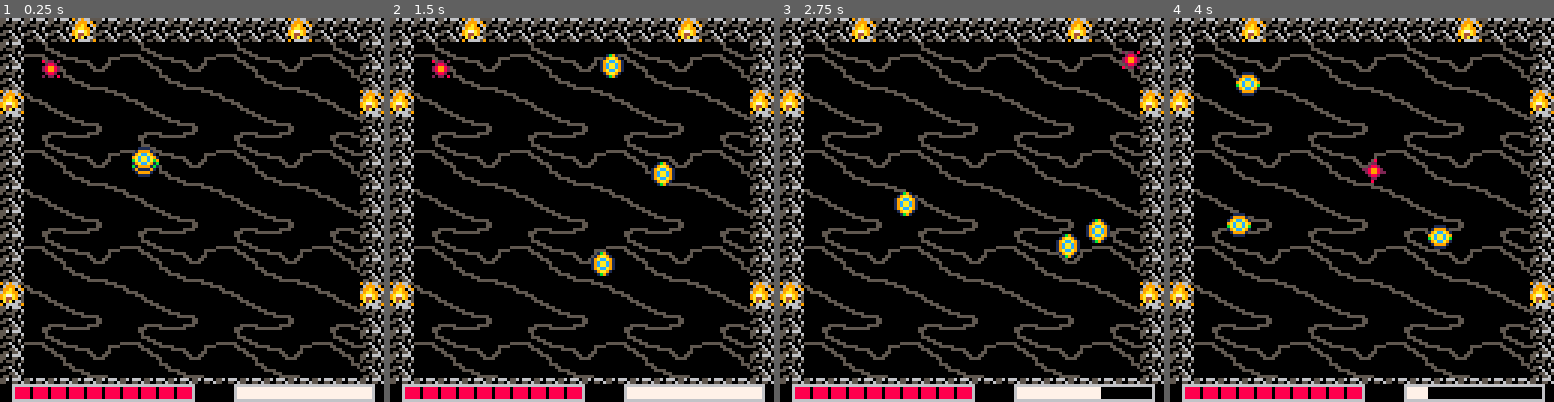
Above: before the commit, frames 1-4 (left to right).
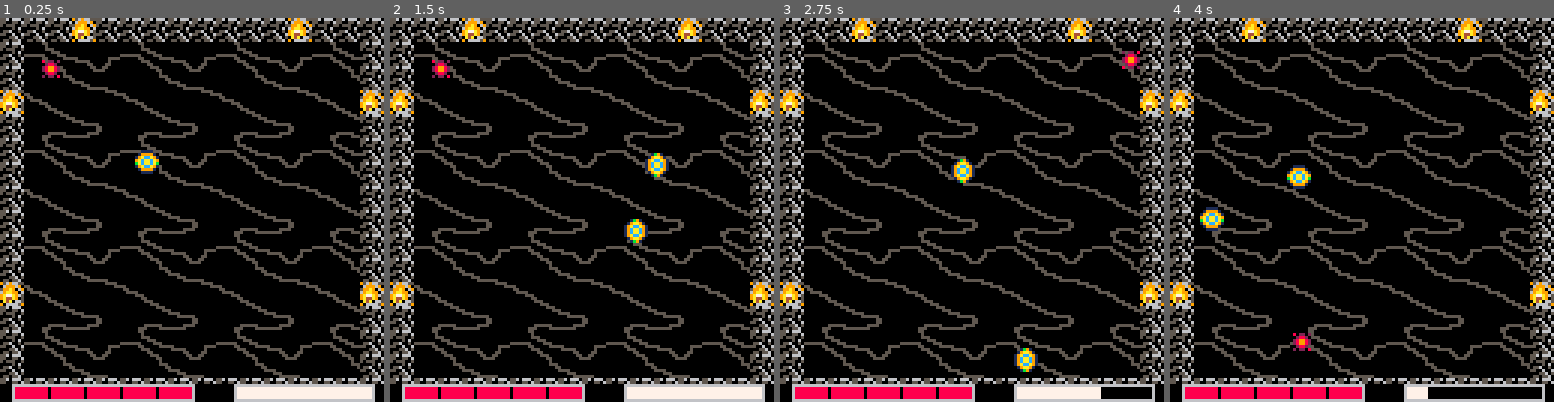
Above: after the commit, the same moments.

Repository: Nakeeb0/NAHL
Game: PICO-8 cartridge nahl.p8
The game is run twice, just before and just after one commit, with the same random seed, the same clock (stepped at 60 frames per second) and the same inputs.
Inputs:
- Up to frame 1 (0.25 s): no input
- Up to frame 2 (1.5 s): tap O (Z key) at 0.7 s
- Up to frame 3 (2.75 s): hold Right 1.6-2.1 s; tap O (Z key) at 1.7, 2.1, 2.5 s; hold Up 2.15-2.42 s; hold Right from 2.47 s (still down)
- Up to frame 4 (4 s): tap O (Z key) at 2.9, 3.3, 3.7 s; release Right at 3.03 s; hold Left 3.08-3.58 s; hold Down 3.63-3.97 s

The runs differ from the first frame. In frame 1, 0.4% of the frame differs, in the area x 7-47%, y 33-100%; in frame 2, 1.5%; in frame 3, 1.7%; in frame 4, 2.1%, in the area x 7-74%, y 14-100%.

Commit message:
made a score to show after death and many spawning ai, adjusted variables

Diff:
--- a/actor.lua
+++ b/actor.lua
@@ -36,6 +36,11 @@
 pair_last_hit = {}
 pair_cd = 10
 
+function game_over_screen()
+	map()
+	print("score: " .. score, 64, 64, 6)
+end
+
 function game_over_update()
 	if timer > 50 then
 		run()
@@ -43,6 +48,7 @@
 end
 
 function game_over()
+	_dr = game_over_screen
 	_upd = game_over_update
 	timer = 1
 end
@@ -185,7 +191,10 @@
 		if act.dead == true then
 			if act == player then
 				game_over()
+				return
 			end
+			print(act.type)
+			score += 1
 			del(actor, act)
 			del(enemies, act)
 		end
--- a/nahl.lua
+++ b/nahl.lua
@@ -1,15 +1,7 @@
-function norm_update()
-	update_dmg_texts()
-	player_input()
-	ai_update()
-	check_all_actor_collision()
-	for act in all(actor) do
-		move_actor(act)
-	end
-end
-
 function _init()
+	_dr = norm_draw
 	_upd = norm_update
+	score = 0
 	timer = 0
 	last_pressed = {
 		left = -500,
@@ -29,9 +21,10 @@
 	player.weight = 1
 	player.friction = 0.98
 	player.team = 0
-	player.force_threshold = 0
+	player.hp = 5
+	player.hp_max = 5
+	player.force_threshold = 0.35
 
-	create_ai("straight-laced", 64, 64)
 	create_ai("straight-laced", 64, 64)
 	create_ai("straight-laced", 64, 64)
 end
@@ -41,11 +34,13 @@
 		a = make_actor(3, x, y)
 		a.type = "straight-laced"
 		a.frames = 4
-		a.max_velocity = 1.5
+		a.max_velocity = 1.11
 		a.accel = 0.01
 		a.friction = 1
 		a.bounce = 1
 		a.weight = 2
+		a.hp_max = 3
+		a.hp = 3
 		add(enemies, a)
 		return a
 	end
@@ -143,6 +138,10 @@
 end
 
 function _draw()
+	_dr()
+end
+
+function norm_draw()
 	cls()
 	draw_health_bar(20, 139, 80, 142, 8)
 	draw_dash_cooldown(94, 139, 140, 142, 7)
@@ -157,3 +156,19 @@
 		draw_actor(act)
 	end
 end
+
+function norm_update()
+	update_dmg_texts()
+	player_input()
+	ai_update()
+	check_all_actor_collision()
+	for act in all(actor) do
+		move_actor(act)
+	end
+	if timer % 600 == 0 then
+		create_ai("straight-laced", 64, 64)
+	end
+	if #enemies == 0 then
+		create_ai("straight-laced", 64, 64)
+	end
+end
